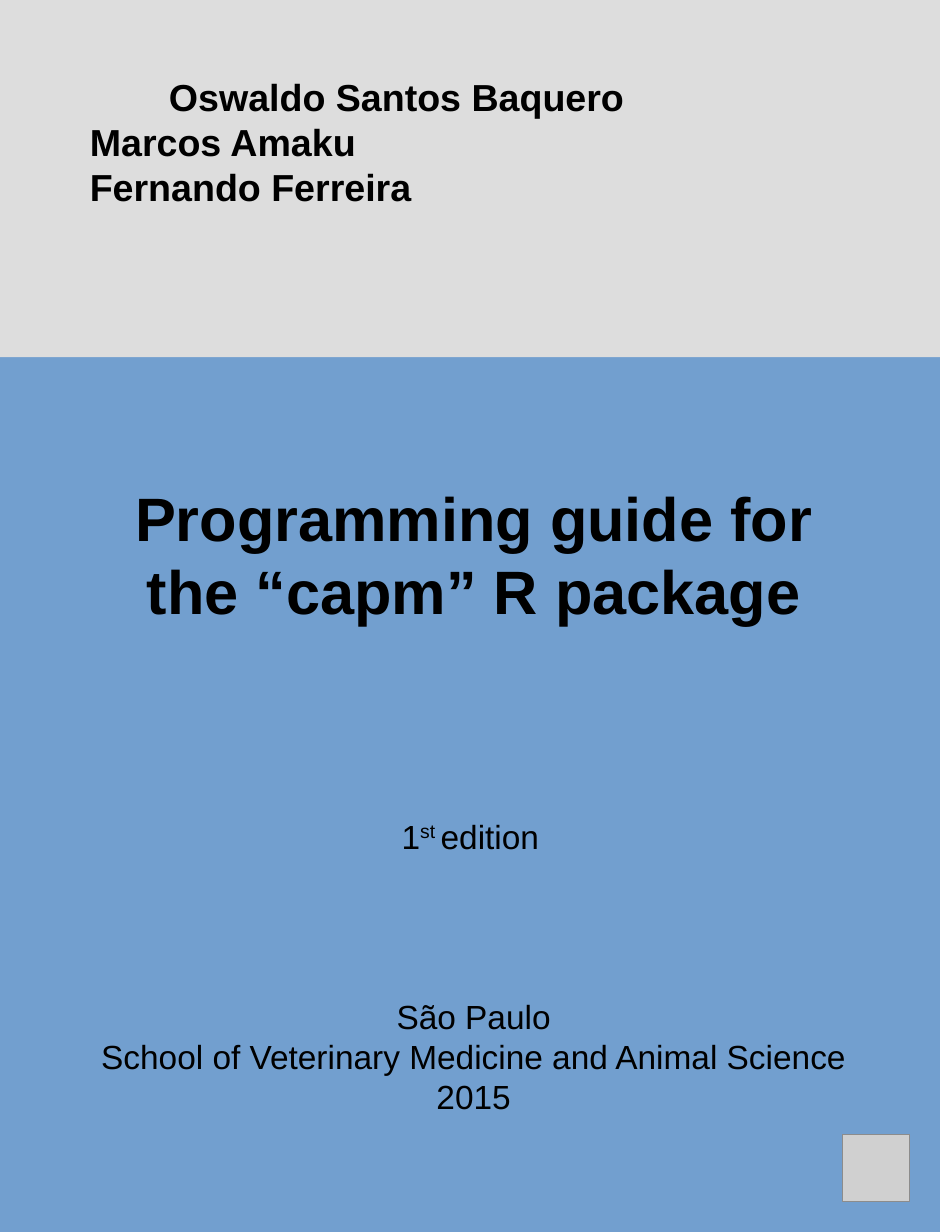
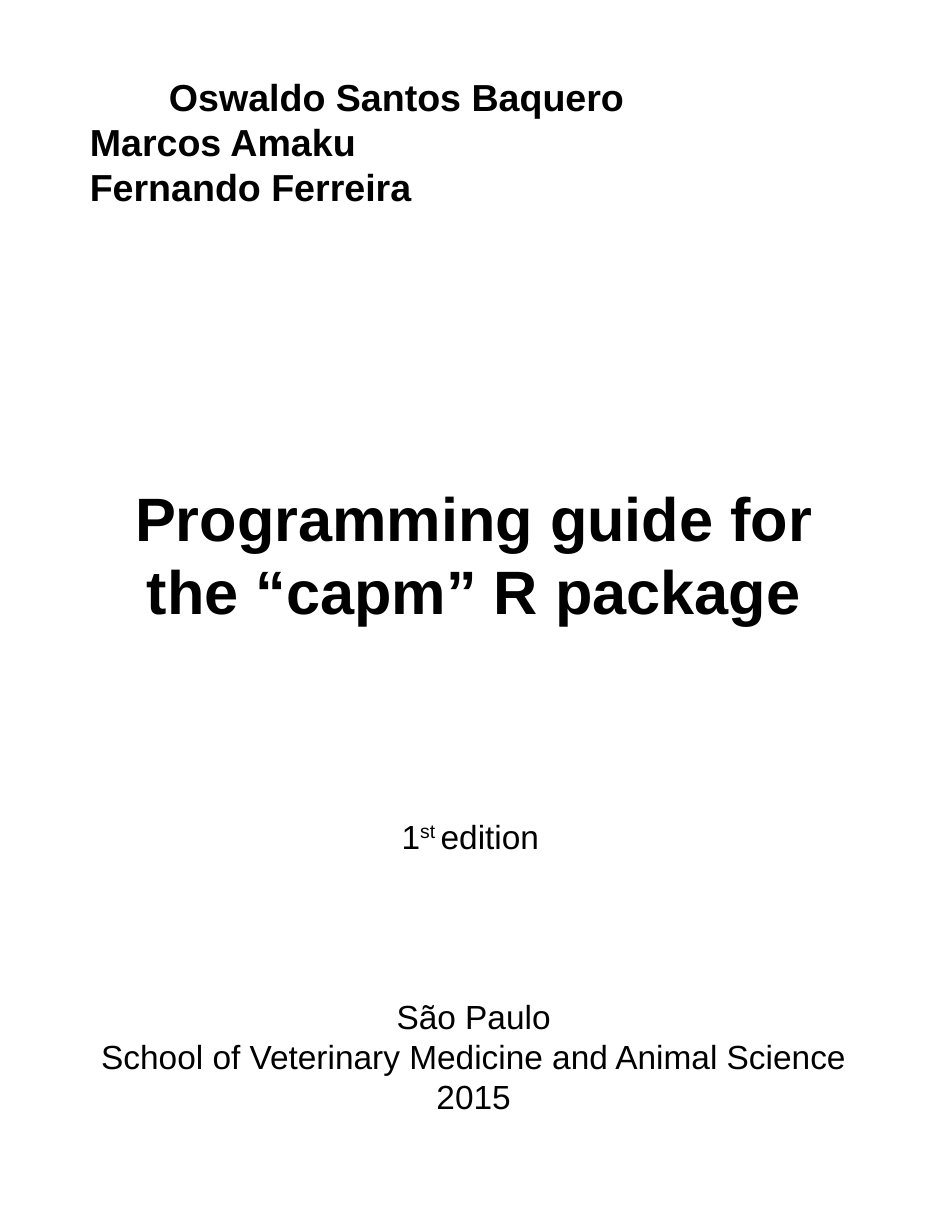
Before and after one commit to eduardocpacheco99/programming-guide-for-the-capm-r-package, a slide deck: slide 1 of title-page.odp. Drawn at 940x1232 pixels with LibreOffice and Linux fonts; fonts in the diff are those of the drawing; grey boxes stand for pictures. Boxes give left, top, right and bottom in pixels: in the first picture for what was removed or moved away, otherwise in the second. Text is boxed around its words. In the diff, an @@ line names an element or a change of style, - is before the commit and + after.

```diff
--- a/title-page.odp
+++ b/title-page.odp
@@ rectangle removed at (0,0,940,357) @@
@@ rectangle removed at (0,357,940,1232) @@
@@ picture removed at (843,1135,909,1202) @@
```
Also in this commit, not shown: 1 other file.
